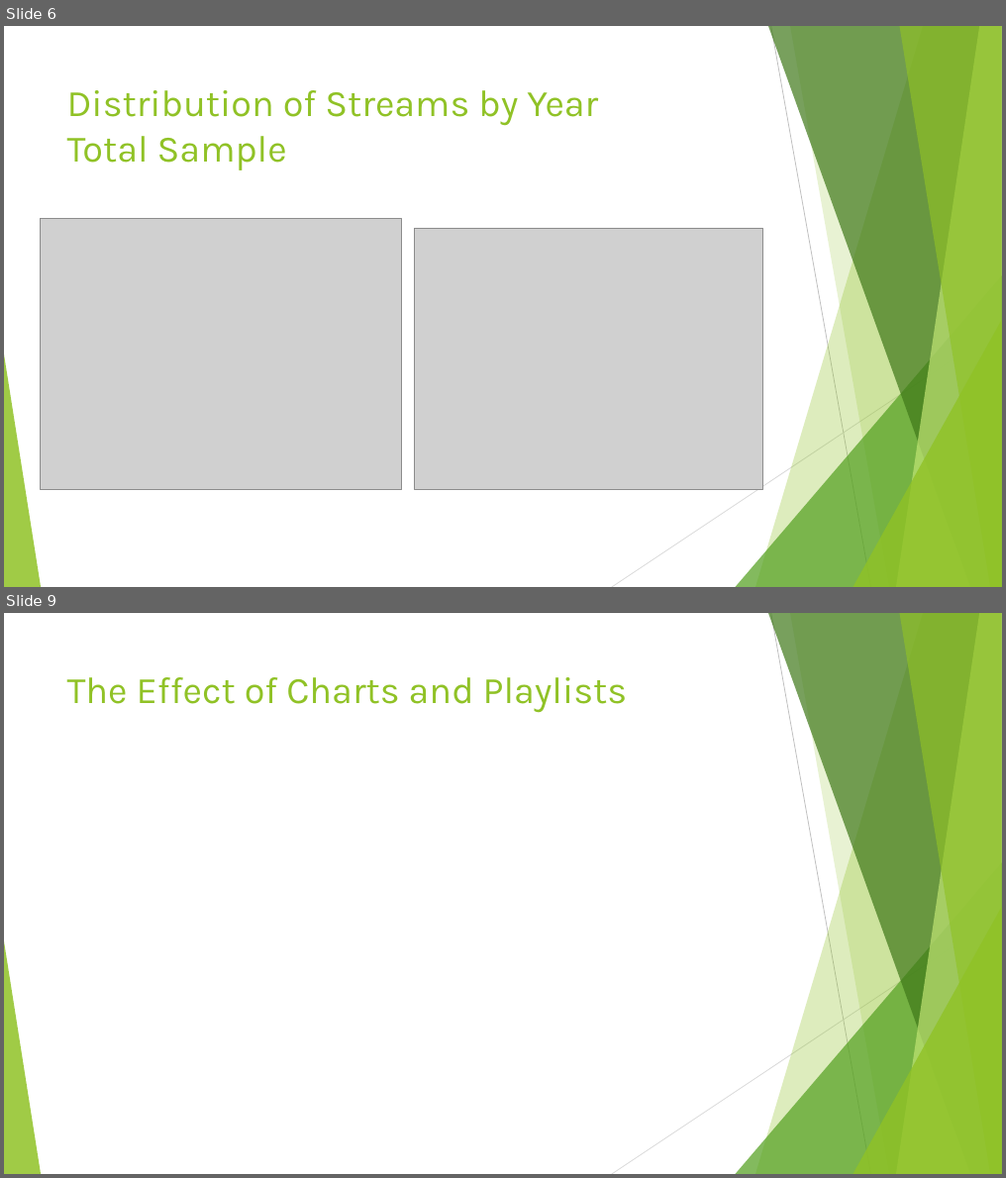
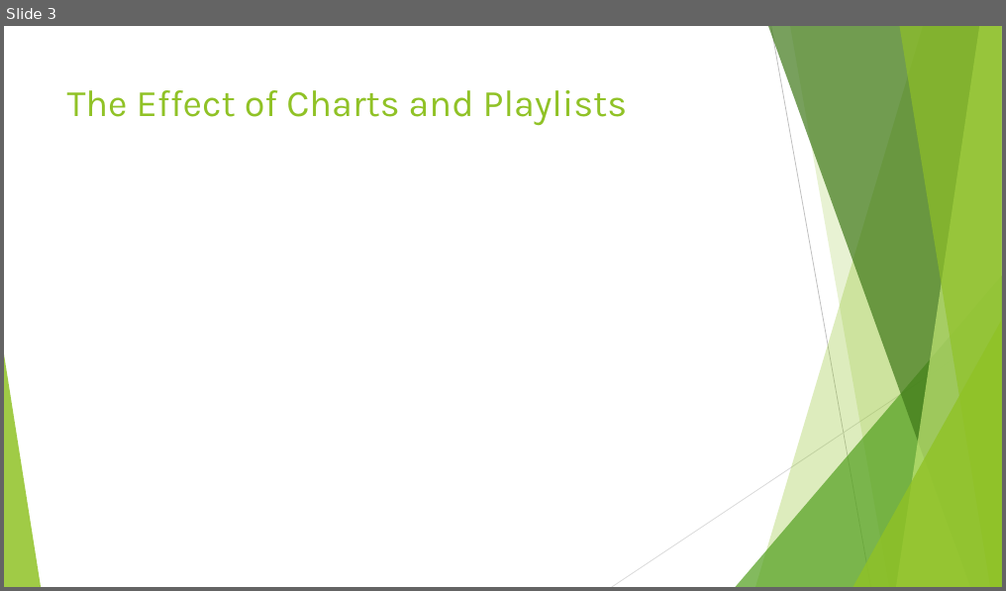
Before and after one commit to d6kramer/project-1-group-08, a slide deck: Project_1_Spotify_2023_Analysis.pptx. Shown one above the other, each under a label of ours: slides 6 and 9 before the commit, slide 3 after it; the slides between them are not shown. The pictures are 1006x1178 and 1006x591 pixels, drawn with LibreOffice and Linux fonts; fonts in the diff are those of the drawing; grey boxes stand for pictures. Boxes give left, top, right and bottom in pixels: in the first picture for what was removed or moved away, otherwise in the second. Text is boxed around its words. In the diff, an @@ line names an element or a change of style, - is before the commit and + after.

```diff
--- a/Project_1_Spotify_2023_Analysis.pptx
+++ b/Project_1_Spotify_2023_Analysis.pptx
@@ slide 6 removed at [4, 26, 1002, 587], background #FFFFFF; not listed: 10 template elements that a slide beside it also shows @@
@@ title removed at [67, 90, 598, 171] @@
-Distribution of Streams by Year
-Total Sample
@@ picture removed at [40, 219, 402, 490] @@
@@ picture removed at [415, 229, 764, 490] @@
@@ what was slide 9 is now slide 3 @@
```
Also in this commit, not shown: 5 other slides removed.
